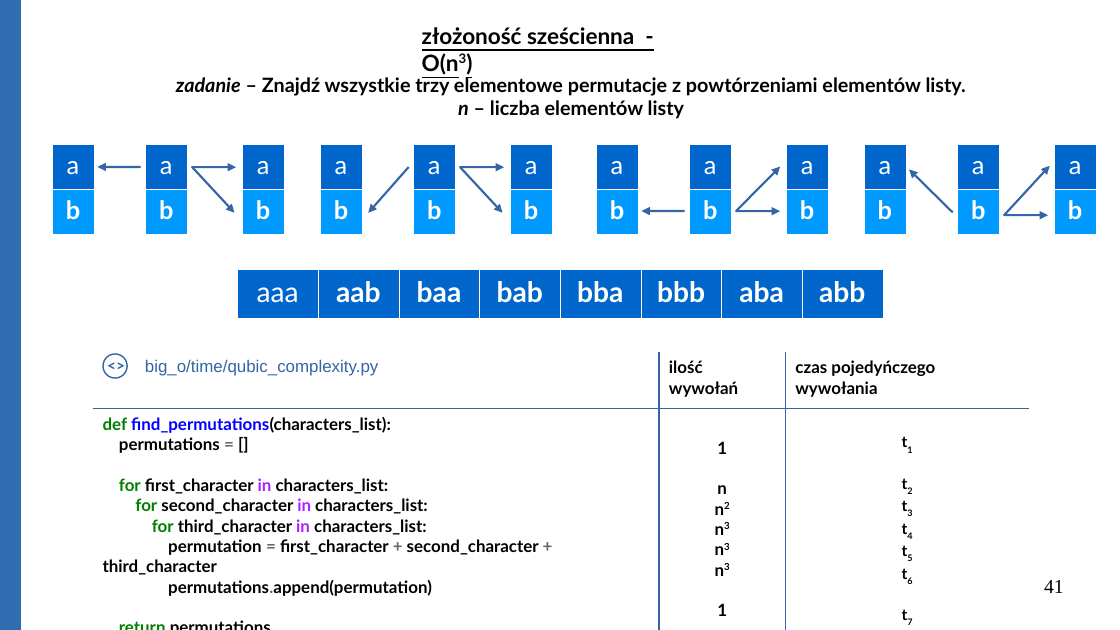
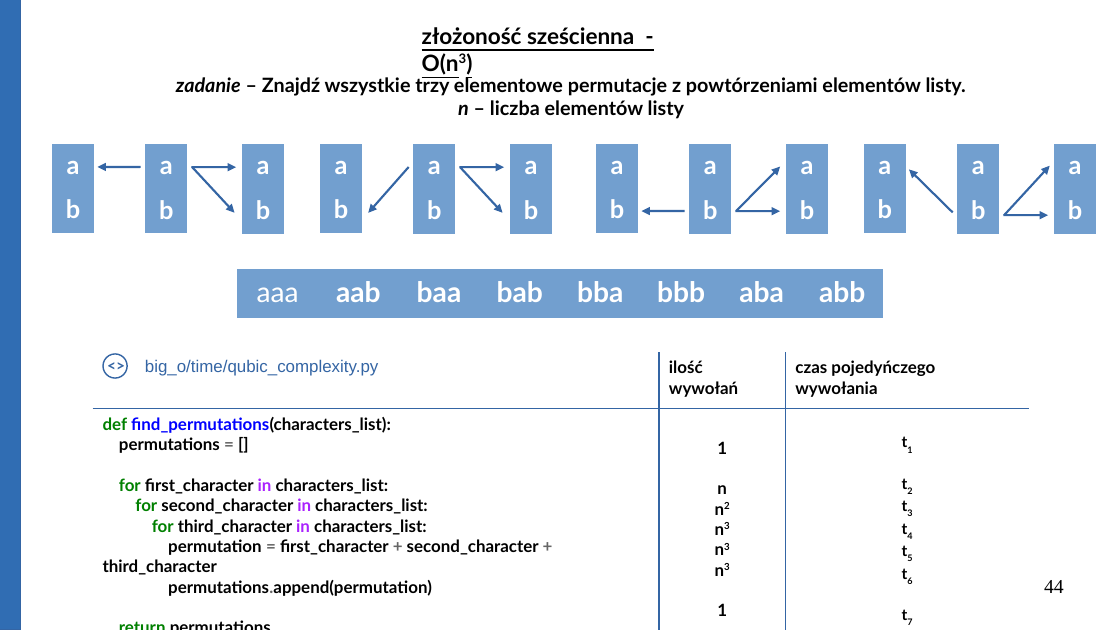
Before and after one commit to Michael-Wisniewski/algorithmic-workshop, a slide deck: slide 44 of gotowa.odp (slide 41 before the commit). Drawn at 1120x630 pixels with LibreOffice and Linux fonts; fonts in the diff are those of the drawing. Boxes give left, top, right and bottom in pixels: in the first picture for what was removed or moved away, otherwise in the second. Text is boxed around its words. In the diff, an @@ line names an element or a change of style, - is before the commit and + after.

Commit message:
Update presentation.

```diff
--- a/gotowa.odp
+++ b/gotowa.odp
@@ table at [52, 144, 94, 233] @@
@@ fill #0066CC to #729FCF in row 1, column 1 @@
@@ fill #0099FF to #729FCF in row 2, column 1 @@
@@ bold on in "a" @@
@@ borders changed @@
@@ table at [145, 144, 187, 233] @@
@@ fill #0066CC to #729FCF in row 1, column 1 @@
@@ fill #0099FF to #729FCF in row 2, column 1 @@
@@ bold on in "a" @@
@@ borders changed @@
@@ table at [242, 144, 284, 233] @@
@@ fill #0066CC to #729FCF in row 1, column 1 @@
@@ fill #0099FF to #729FCF in row 2, column 1 @@
@@ bold on in "a" @@
@@ borders changed @@
@@ table at [320, 144, 362, 233] @@
@@ fill #0066CC to #729FCF in row 1, column 1 @@
@@ fill #0099FF to #729FCF in row 2, column 1 @@
@@ bold on in "a" @@
@@ borders changed @@
@@ table at [414, 144, 455, 233] @@
@@ fill #0066CC to #729FCF in row 1, column 1 @@
@@ fill #0099FF to #729FCF in row 2, column 1 @@
@@ bold on in "a" @@
@@ borders changed @@
@@ table at [510, 144, 552, 233] @@
@@ fill #0066CC to #729FCF in row 1, column 1 @@
@@ fill #0099FF to #729FCF in row 2, column 1 @@
@@ bold on in "a" @@
@@ borders changed @@
@@ table at [597, 144, 638, 233] @@
@@ fill #0066CC to #729FCF in row 1, column 1 @@
@@ fill #0099FF to #729FCF in row 2, column 1 @@
@@ bold on in "a" @@
@@ borders changed @@
@@ table at [689, 144, 731, 233] @@
@@ fill #0066CC to #729FCF in row 1, column 1 @@
@@ fill #0099FF to #729FCF in row 2, column 1 @@
@@ bold on in "a" @@
@@ borders changed @@
@@ table at [787, 144, 828, 233] @@
@@ fill #0066CC to #729FCF in row 1, column 1 @@
@@ fill #0099FF to #729FCF in row 2, column 1 @@
@@ bold on in "a" @@
@@ borders changed @@
@@ table at [864, 144, 906, 233] @@
@@ fill #0066CC to #729FCF in row 1, column 1 @@
@@ fill #0099FF to #729FCF in row 2, column 1 @@
@@ bold on in "a" @@
@@ borders changed @@
@@ table at [957, 144, 999, 233] @@
@@ fill #0066CC to #729FCF in row 1, column 1 @@
@@ fill #0099FF to #729FCF in row 2, column 1 @@
@@ bold on in "a" @@
@@ borders changed @@
@@ table at [1055, 144, 1097, 233] @@
@@ fill #0066CC to #729FCF in row 1, column 1 @@
@@ fill #0099FF to #729FCF in row 2, column 1 @@
@@ bold on in "a" @@
@@ borders changed @@
@@ table at [238, 269, 880, 315] @@
@@ fill #0066CC to #729FCF in row 1 @@
@@ borders changed @@
@@ page number at [1044, 580, 1064, 593]: text changed @@
-41
+44
```
Also in this commit, not shown: 21 other slides changed, 14 slides added, 1 slide removed, 4 other files.
